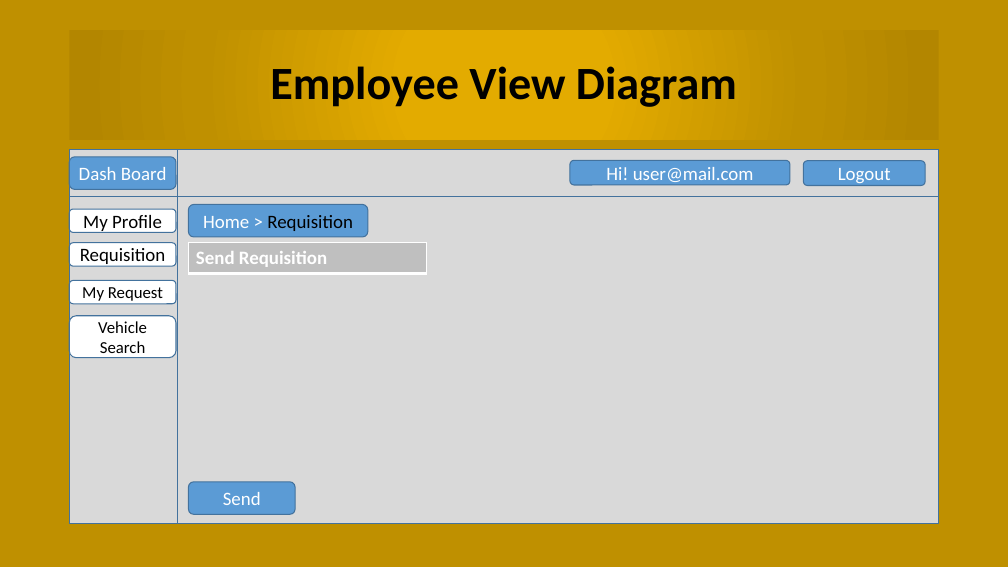
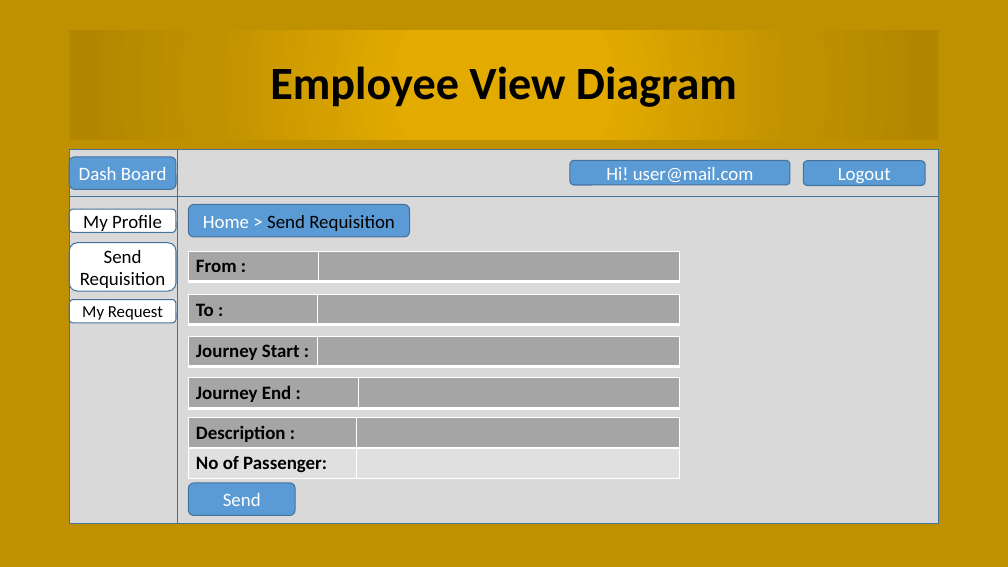
Before and after one commit to chittoranjan/BCCVehicleManagemant, a slide deck: slide 24 of Document/Vehicle Management Presentation.pptx. Drawn at 1008x567 pixels with LibreOffice and Linux fonts; fonts in the diff are those of the drawing. Boxes give left, top, right and bottom in pixels: in the first picture for what was removed or moved away, otherwise in the second. Text is boxed around its words. In the diff, an @@ line names an element or a change of style, - is before the commit and + after.

```diff
--- a/Document/Vehicle Management Presentation.pptx
+++ b/Document/Vehicle Management Presentation.pptx
@@ rounded rectangle "Home > Send Requisition": place and size @@
-rounded rectangle "Home > Send Requisition" at [188,204,368,237]
+rounded rectangle "Home > Send Requisition" at [188,204,410,237]
@@ text in rounded rectangle at [203,215,395,231]: text changed @@
-Home > Requisition
+Home > Send Requisition
@@ rounded rectangle "Send": place and size @@
-rounded rectangle "Send" at [70,243,176,266]
+rounded rectangle "Send" at [70,243,176,291]
@@ text in rounded rectangle at [104,250,142,263]: paragraph added @@
+Send
@@ table removed at [188,243,426,273], 1 rows, 1 columns @@
-Send Requisition
@@ table added at [188,251,680,282], 1 rows, 2 columns @@
+From : | 
@@ rounded rectangle "My Request": place and size @@
-rounded rectangle "My Request" at [70,281,176,304]
+rounded rectangle "My Request" at [70,299,176,323]
@@ table added at [188,294,680,325], 1 rows, 2 columns @@
+To : | 
@@ rounded rectangle removed at [70,316,176,358] @@
-Vehicle Search
@@ table added at [188,336,680,367], 1 rows, 2 columns @@
+Journey Start : | 
@@ table added at [188,378,680,409], 1 rows, 2 columns @@
+Journey End : | 
@@ table added at [188,417,680,478], 2 rows, 2 columns @@
+Description : | 
+No of Passenger: | 
```
Also in this commit, not shown: 9 other slides changed, 16 slides added, 4 other files.
